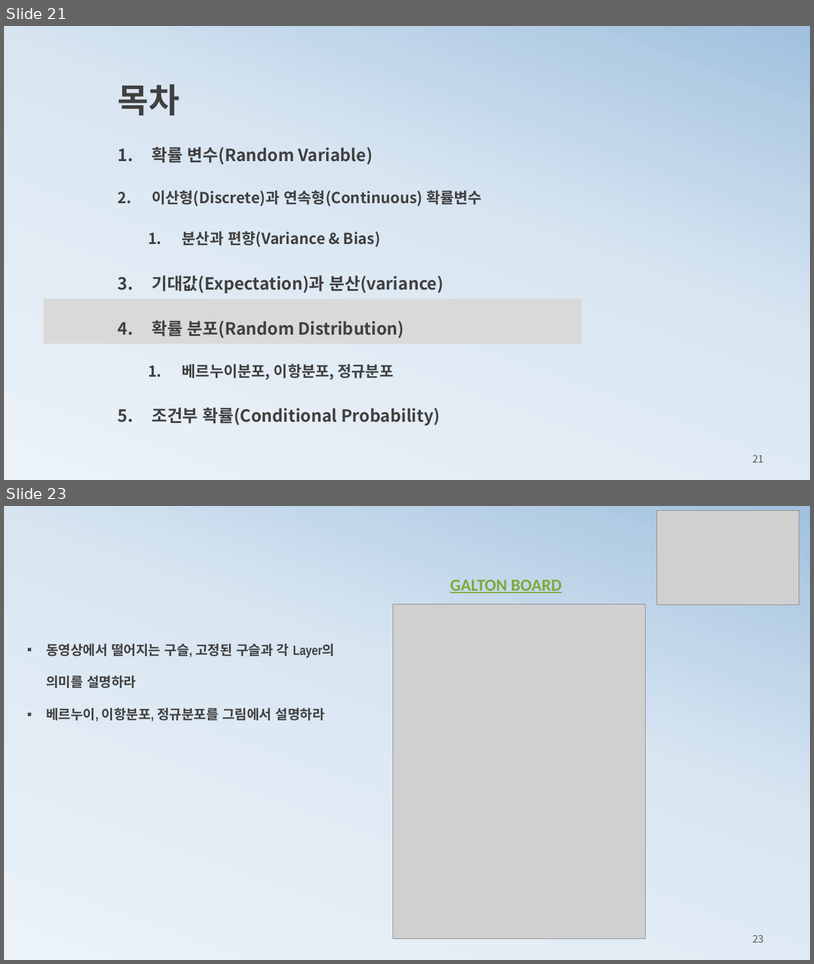
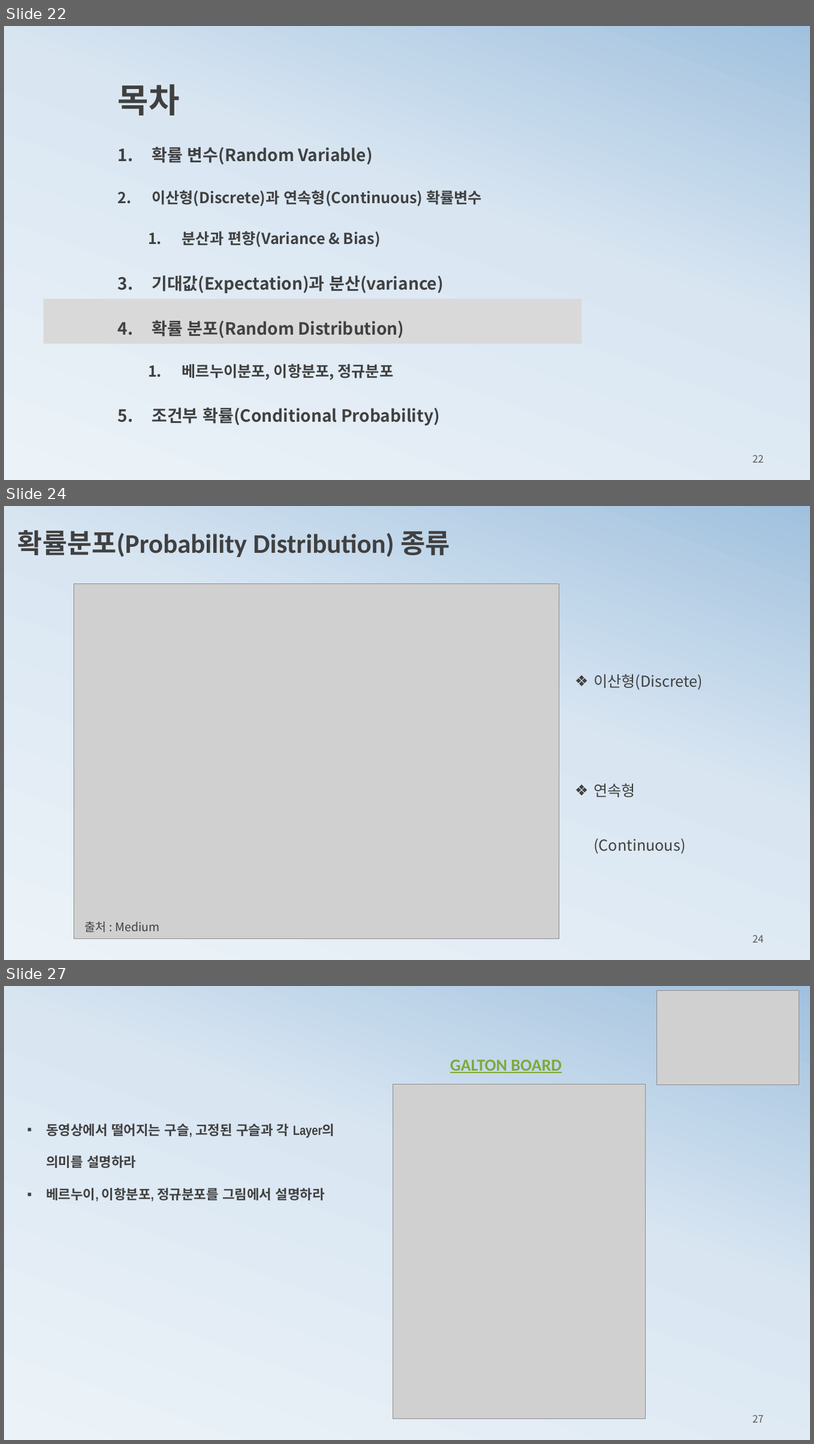
Before and after one commit to ancestor9/mathematics-for-machine-learning, a slide deck: 3_probability theory for machine learning.pptx. Shown one above the other, each under a label of ours: slides 21 and 23 before the commit, slides 22, 24 and 27 after it; the slides between them are not shown. The pictures are 814x964 and 814x1444 pixels, drawn with LibreOffice and Linux fonts; fonts in the diff are those of the drawing; grey boxes stand for pictures. Boxes give left, top, right and bottom in pixels: in the first picture for what was removed or moved away, otherwise in the second. Text is boxed around its words. In the diff, an @@ line names an element or a change of style, - is before the commit and + after.

```diff
--- a/3_probability theory for machine learning.pptx
+++ b/3_probability theory for machine learning.pptx
@@ slide 24 added at [4, 506, 810, 960], background gradient #ECF3F8 to #D9E6F2 to #A1C1DE @@
@@ text added at [18, 530, 450, 557], 32 pt, text #404040, bold @@
+확률분포(Probability Distribution) 종류
@@ picture added at [74, 584, 560, 939] @@
@@ text added at [594, 674, 703, 853], 18 pt, text #404040 @@
+❖ 이산형(Discrete)
+❖ 연속형(Continuous)
@@ text added at [84, 921, 160, 932], 14 pt, text #404040 @@
+출처 : Medium
@@ page number added at [753, 934, 764, 942], 12 pt, text #595959 @@
+24
@@ what was slide 21 is now slide 22 @@
@@ page number at [753, 454, 764, 462]: text changed @@
-21
+22
@@ what was slide 23 is now slide 27 @@
@@ page number at [753, 1414, 764, 1422]: text changed @@
-23
+27
```
Also in this commit, not shown: 15 slides changed, 5 other slides added, 4 slides removed.
